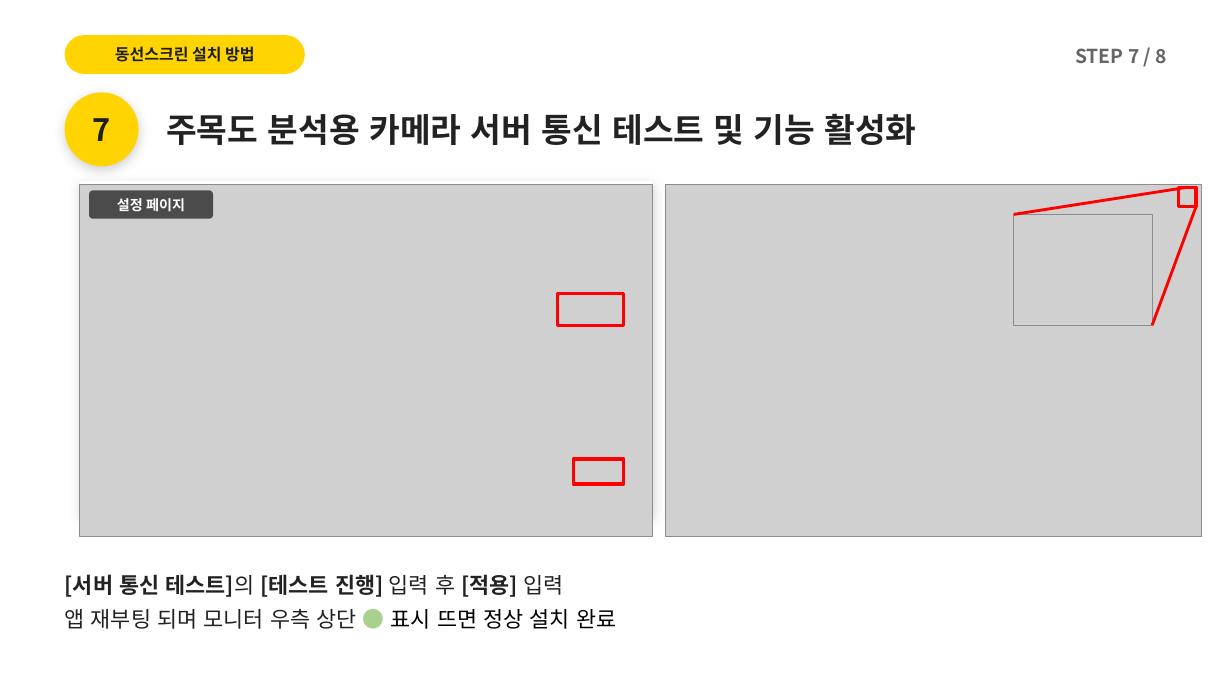
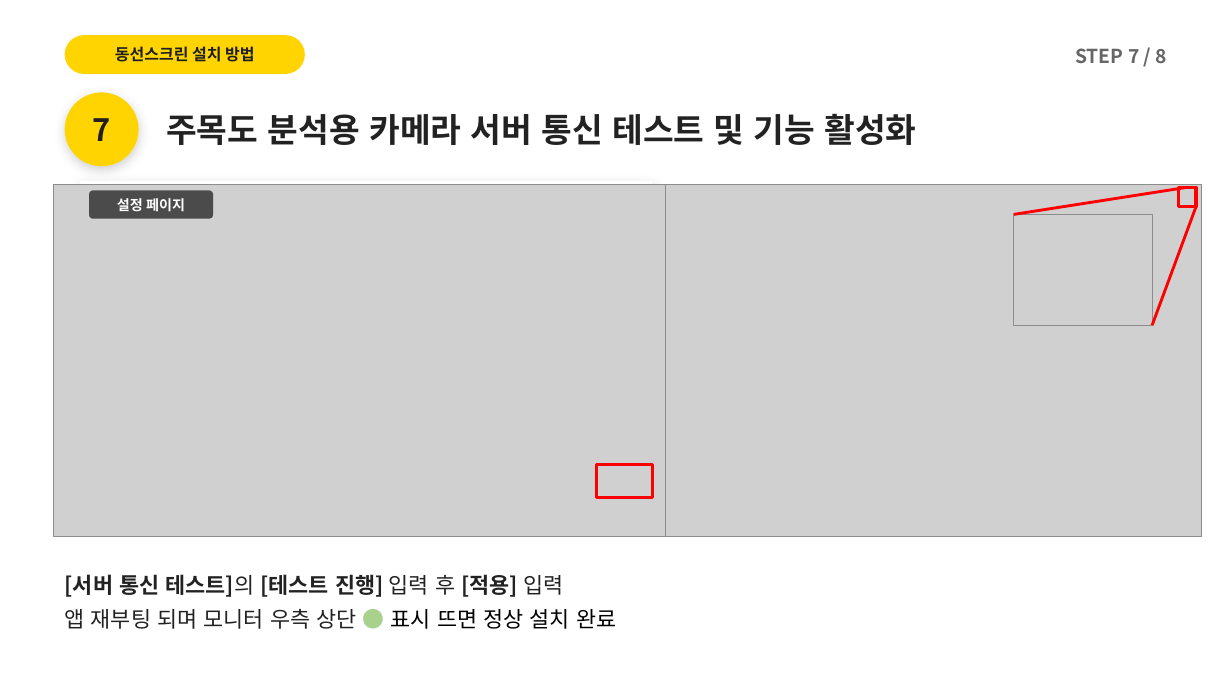
Before and after one commit to alsdn2947/ars, a slide deck: slide 15 of 이마트_AI카메라_설치매뉴얼.pptx. Drawn at 1232x693 pixels with LibreOffice and Linux fonts; fonts in the diff are those of the drawing; grey boxes stand for pictures. Boxes give left, top, right and bottom in pixels: in the first picture for what was removed or moved away, otherwise in the second. Text is boxed around its words. In the diff, an @@ line names an element or a change of style, - is before the commit and + after.

```diff
--- a/이마트_AI카메라_설치매뉴얼.pptx
+++ b/이마트_AI카메라_설치매뉴얼.pptx
@@ picture: place and size @@
-picture at box(79, 185, 653, 536)
+picture at box(54, 185, 678, 536)
@@ rectangle removed at box(558, 294, 625, 325) @@
@@ rectangle: place and size @@
-rectangle at box(573, 459, 624, 484)
+rectangle at box(596, 464, 653, 497)
@@ rectangle at box(596, 464, 653, 497): outline #FF0000 2.5 pt to #FF0000 2.25 pt @@
```
Also in this commit, not shown: 8 other slides changed, 1 slide added, 1 other file.
